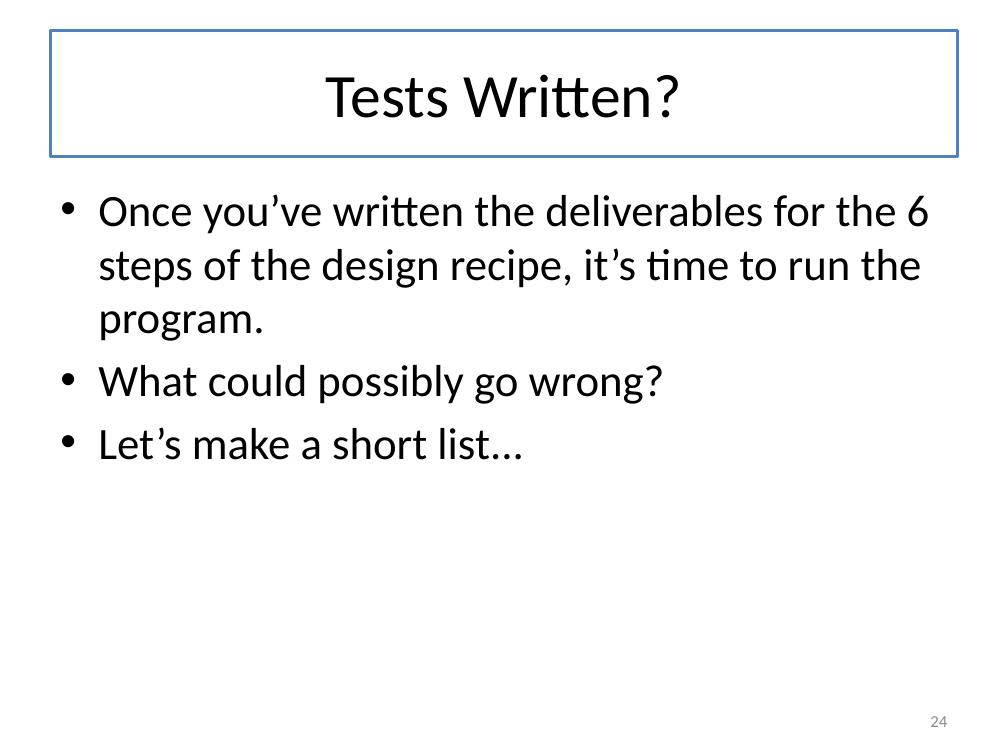
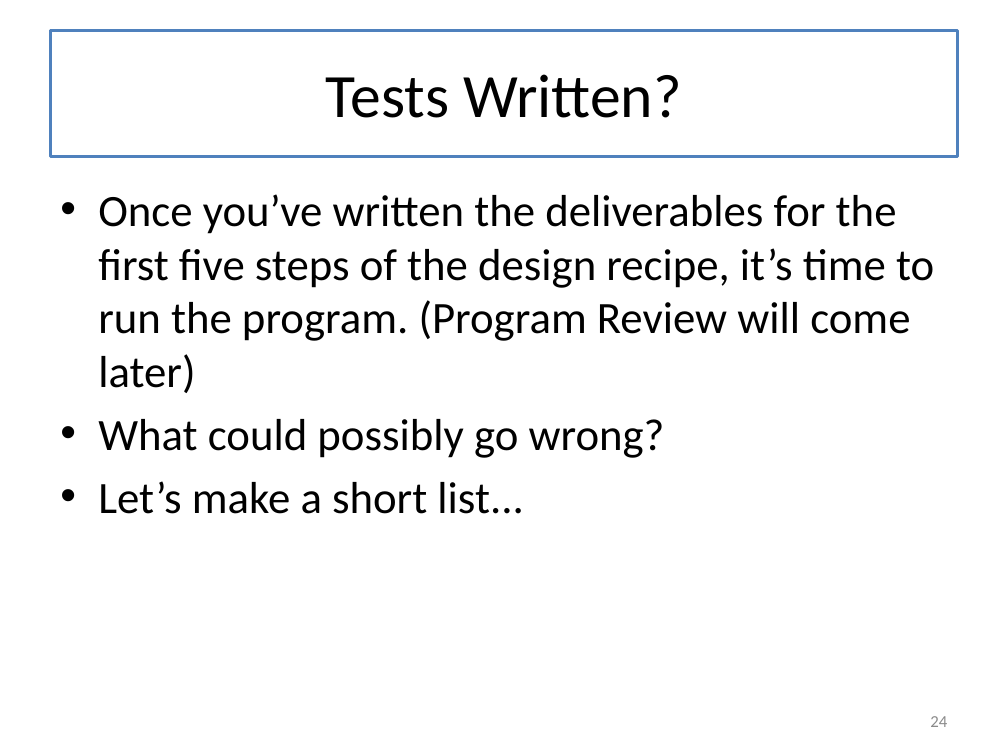
Before and after one commit to mwand/cs5010f16, a slide deck: slide 24 of Slides/Lesson 2.4 Testing.pptx. Drawn at 1008x756 pixels with LibreOffice and Linux fonts; fonts in the diff are those of the drawing. Boxes give left, top, right and bottom in pixels: in the first picture for what was removed or moved away, otherwise in the second. Text is boxed around its words. In the diff, an @@ line names an element or a change of style, - is before the commit and + after.

```diff
--- a/Slides/Lesson 2.4 Testing.pptx
+++ b/Slides/Lesson 2.4 Testing.pptx
@@ text at <box>98,194,934,393</box>: text changed @@
-• Once you’ve written the deliverables for the 6 steps of the design recipe, it’s time to run the program.
+• Once you’ve written the deliverables for the first five steps of the design recipe, it’s time to run the program. (Program Review will come later)
```
Also in this commit, not shown: 10 other slides changed, 6 slides added, 6 slides removed, 4 other files.
